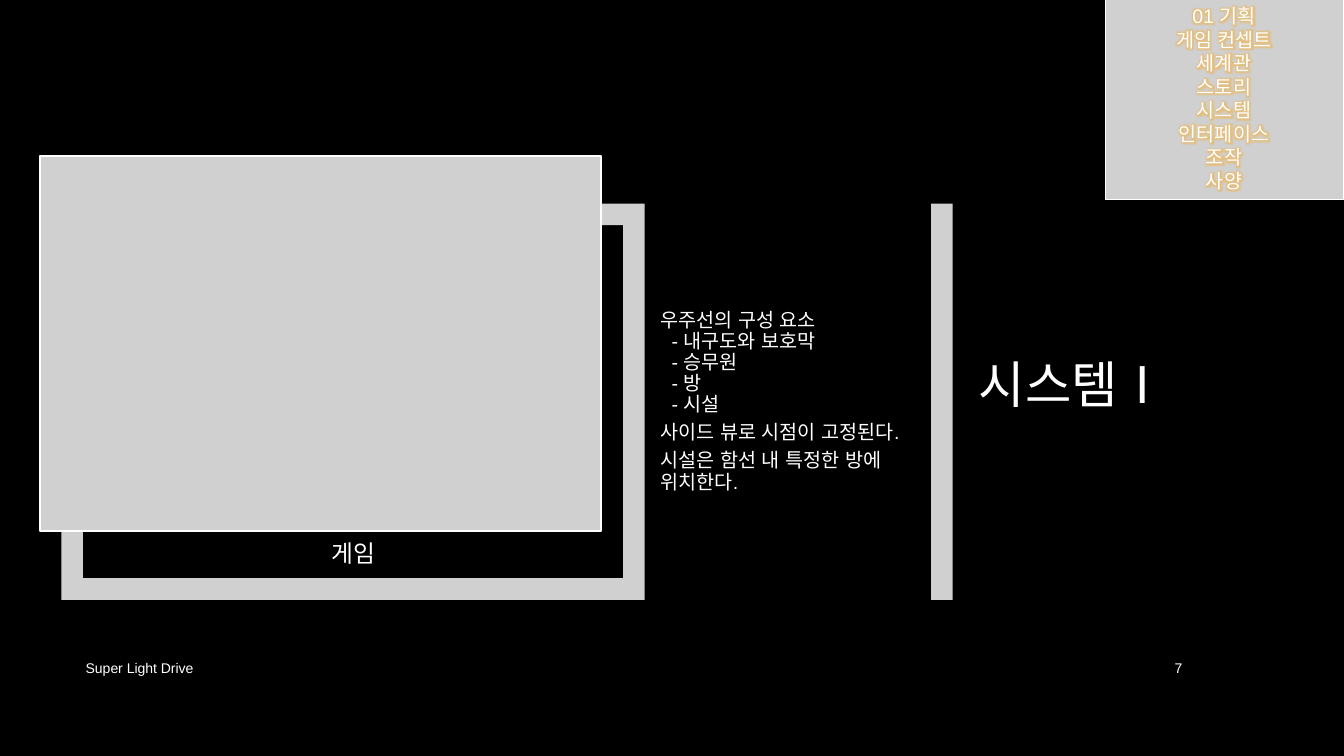
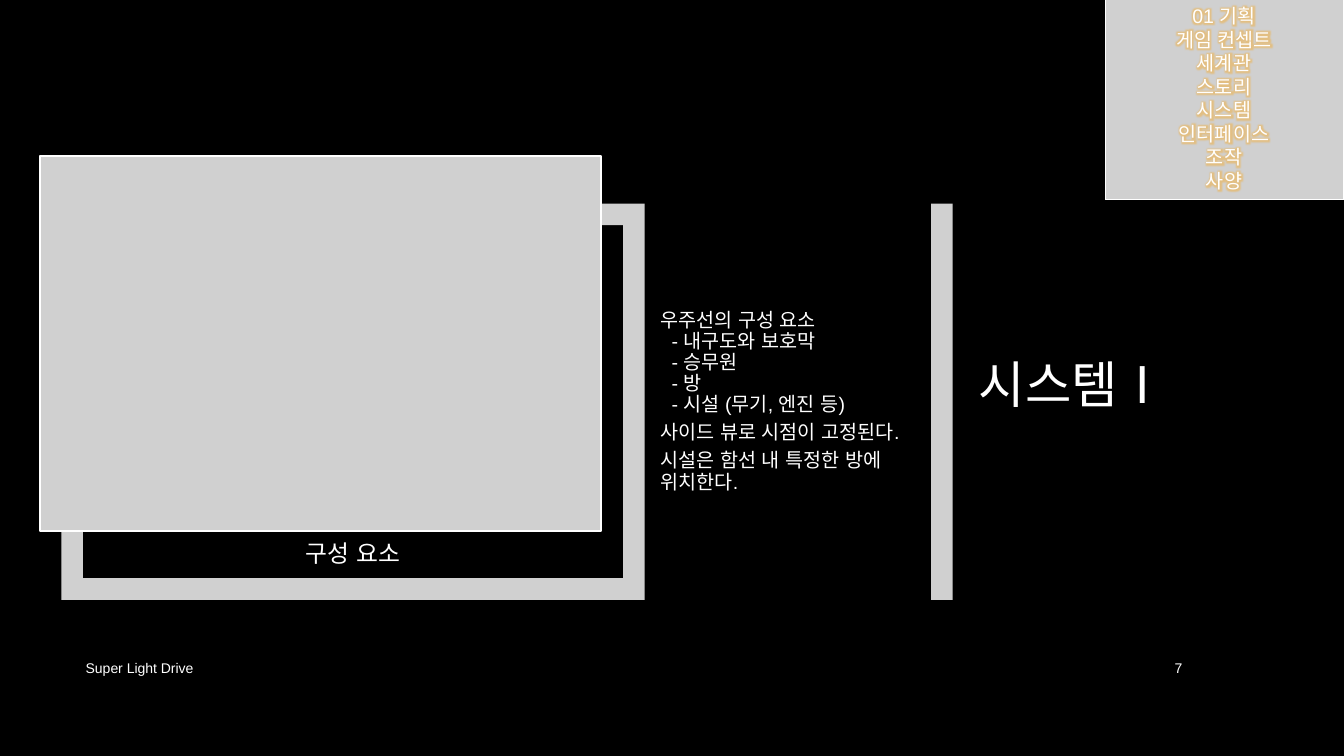
Before and after one commit to iconstudio/2017-Platformer, a slide deck: slide 7 of slides/SuperLightDrive_20171228.pptx. Drawn at 1344x756 pixels with LibreOffice and Linux fonts; fonts in the diff are those of the drawing; grey boxes stand for pictures; background and template pictures are left out. Boxes give left, top, right and bottom in pixels: in the first picture for what was removed or moved away, otherwise in the second. Text is boxed around its words. In the diff, an @@ line names an element or a change of style, - is before the commit and + after.

```diff
--- a/slides/SuperLightDrive_20171228.pptx
+++ b/slides/SuperLightDrive_20171228.pptx
@@ text at <box>661,310,845,415</box>: text changed @@
-우주선의 구성 요소
-- 내구도와 보호막
-- 승무원
-- 방
-- 시설
+우주선의 구성 요소
+- 내구도와 보호막
+- 승무원
+- 방
+- 시설 (무기, 엔진 등)
@@ text at <box>306,542,400,564</box>: text changed @@
-게임
+구성 요소
```
Also in this commit, not shown: 11 other slides changed, 7 other files.
